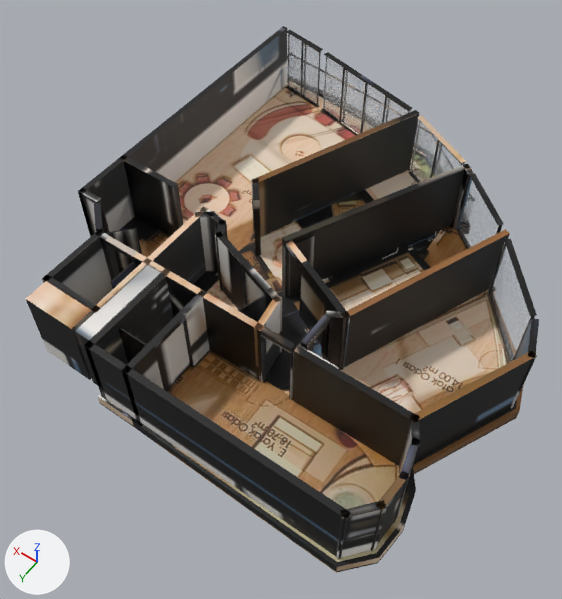
The glTF model _bake/glb/ortak-7/model.glb: old version first, new version second.
One viewpoint serves both versions: a 50 mm camera at (-7.3, 12.62, 17.25) aimed at (0.48, 1.73, 0.13). Arrows for +X, +Y and +Z are at lower left; the lights stay in place. The first picture is the older version. Where no turn or scale is listed for an object, it has been applied to the vertices. Vertices at exactly the same position are counted once.
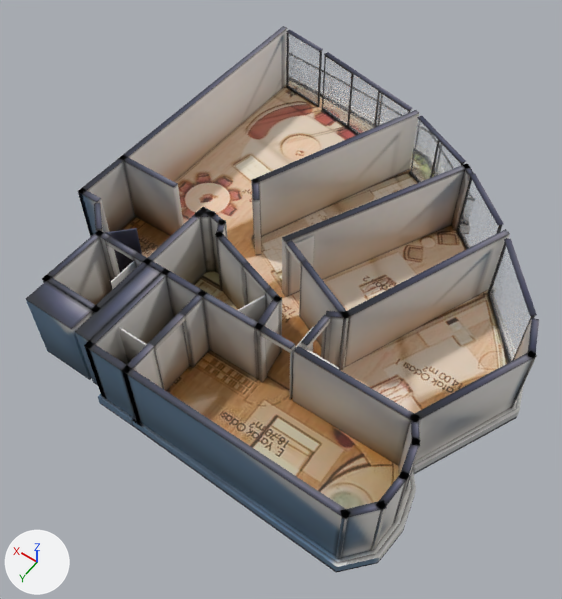
Location of each change, (x1, y1, x2, y2) in pixels of the pictures (562 x 599 px; the box of a moved part takes in the faces that stretch with it):
'Mesh_0', surface changed, reshaped: (26, 26, 539, 573) in both
part 1 of me_mesh_0, moved or reshaped: before (382, 95, 387, 124); after (374, 91, 380, 127)
part 2 of me_mesh_0, moved or reshaped (not visible afterwards): before (340, 122, 358, 135)
part 3 of me_mesh_0, moved or reshaped: before (339, 67, 345, 123); after (347, 73, 354, 129)
part 4 of me_mesh_0, moved or reshaped (not visible before): after (317, 50, 322, 107)
part 5 of me_mesh_0, moved or reshaped: before (300, 42, 304, 97); after (286, 33, 288, 87)
part 6 of me_mesh_0, rebuilt (not visible before): after (322, 56, 352, 129)
part 7 of me_mesh_0, deleted: before (301, 42, 368, 133)
part 8 of me_mesh_0, surface changed: (26, 30, 539, 573) in both

The change, as a list of edits to the scene's bpy script:
```text
Change mat_baked:
    where n3 = _N.new('ShaderNodeMapping'); n3.name = 'Mapping'
    n3.inputs[1].default_value: (0.00143, -14.89, 0.0) -> (0.00142, -14.95, 0.0)  # 'Location'
    n3.inputs[3].default_value: (15.96, 15.89, 1.0) -> (15.96, 15.95, 1.0)  # 'Scale'
Change me_mesh_0:
    used by ob_mesh_0; location = (-6.44, 7.04, -0.36)
    remove me_mesh_0.from_pydata(...)  # 2686 vertices, 4708 faces; spans x 0.0..12.77, y -13.97..0.0, z 0.0..2.62
    add me_mesh_0.from_pydata(...)  # 2614 vertices, 4588 faces; spans x 0.0..12.77, y -13.97..0.0, z 0.0..2.62
    me_mesh_0 part 1: the loose piece of 8 vertices spanning x 7.94..7.99, y -12.37..-12.32, z 0.36..2.61 is moved by (0.3, -0.07, 0.0)
    me_mesh_0 part 2: the loose piece of 8 vertices spanning x 8.8..9.8, y -12.81..-12.53, z 0.36..0.42 is scaled about its middle by (1.31, 1.3, 1), then moved by (-0.47, 0.04, 0.0)
    me_mesh_0 part 3: the loose piece of 8 vertices spanning x 9.76..9.82, y -12.82..-12.77, z 0.36..2.61 is moved by (-0.38, 0.09, 0.0)
    me_mesh_0 part 4: the loose piece of 8 vertices spanning x 11.56..11.61, y -13.28..-13.23, z 0.36..2.61 is scaled about its middle by (1.02, 1.73, 1), then moved by (-0.71, 0.16, 0.0)
    me_mesh_0 part 5: the loose piece of 8 vertices spanning x 11.65..11.71, y -13.22..-13.17, z 0.36..2.61 is scaled about its middle by (1.02, 1.73, 1), then moved by (0.71, -0.16, 0.0)
    me_mesh_0 part 6: the loose piece of 20 vertices spanning x 9.69..10.65, y -13.09..-12.82, z 0.36..2.61 is rebuilt with 20 vertices and now spans x 9.4..10.67, y -13.03..-12.68, z 0.36..2.61
    me_mesh_0 part 7: 6 loose pieces with 72 vertices, spanning x 7.87..12.39, y -13.42..-12.38, z 0.36..2.61, are deleted
    me_mesh_0 part 8: 3686 kept faces spanning x 0.0..12.77, y -13.97..0.0, z 0.0..2.62 get new texture (UV) coordinates
    other edits to the shape of me_mesh_0 do not show in these pictures
```
